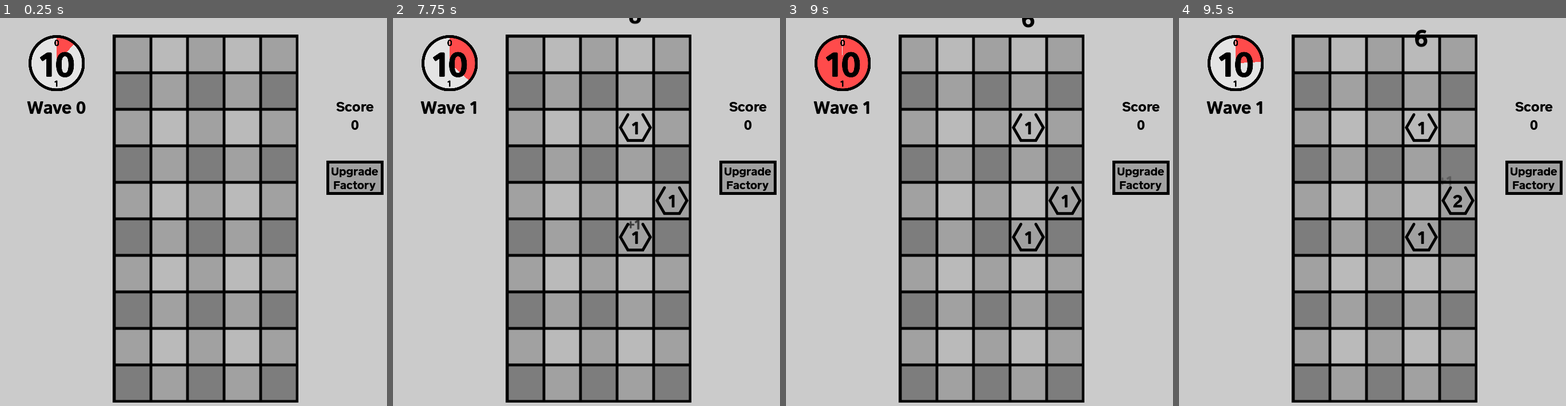
Above: before the commit, frames 1-4 (left to right).
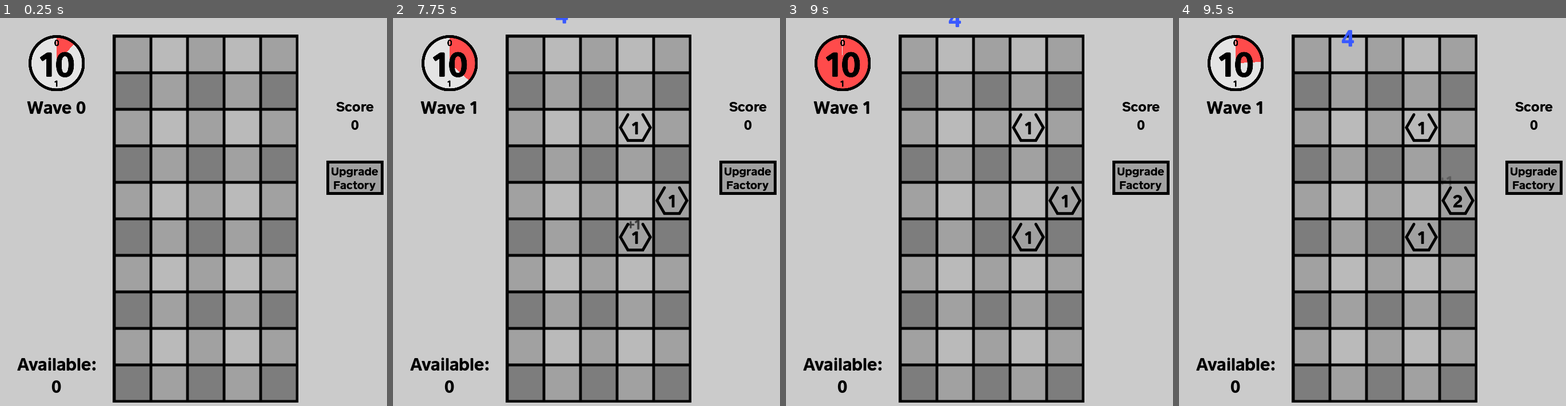
Above: after the commit, the same moments.

Repository: chhurst8/plants-vs-numbers
Game: Godot game, scene res://main.tscn
Same seed, same stepped clock (60 frames per second), same inputs: the game is played once before the commit and once after it.
Inputs (mouse positions are in pixels of both pictures, inside the frame that each line leads up to):
- Up to frame 1 (0.25 s): no input
- Up to frame 2 (7.75 s): click "Upgrade Factory" at 0.5 s; click "Upgrade Factory" at 1.25 s; click "Upgrade Factory" at 2 s; tap Enter at 2.75 s; move the mouse to (690, 204) at 2.77 s; hold Mouse wheel down (ScrollDown) 2.78-3.5 s; click (690, 204) at 2.92 s; drag from (516, 243) to (578, 305) at 3.52 s; move the mouse to (640, 134) at 4.27 s; hold Mouse wheel down (ScrollDown) 4.28-5 s; click (640, 134) at 4.42 s; drag from (578, 305) to (474, 161) at 5.02 s; tap Space at 5.75 s; move the mouse to (721, 285) at 5.77 s; hold Mouse wheel down (ScrollDown) 5.78-6.5 s; click (721, 285) at 5.92 s; drag from (474, 161) to (536, 118) at 6.52 s; move the mouse to (617, 223) at 7.27 s; hold Mouse wheel down (ScrollDown) from 7.28 s (still down); click (617, 223) at 7.42 s
- Up to frame 3 (9 s): release Mouse wheel down (ScrollDown) at 8 s; drag from (929, 118) to (909, 243) at 8.02 s; move the mouse to (1083, 204) at 8.77 s; hold Mouse wheel down (ScrollDown) from 8.78 s (still down); click (1083, 204) at 8.92 s
- Up to frame 4 (9.5 s): keep holding Mouse wheel down (ScrollDown)

The runs differ from the first frame. In frame 1, 0.4% of the frame differs, in the area x 4-25%, y 87-97%; in frame 2, 0.5%; in frame 3, 0.5%; in frame 4, 0.6%, in the area x 4-65%, y 2-97%.

Commit message:
boss fr fr

Diff:
--- a/main.gd
+++ b/main.gd
@@ -29,6 +29,7 @@
 var hud_wave_anim_time: float = 0
 
 @export var hud_score_display: Label
+@export var factory_display: Label
 
 
 @export var end_screen: EndScreen
@@ -38,6 +39,8 @@
 var stat_explosions: int
 
 var score: int = 0
+
+var produced_units = 0
 
 var current_wave: int = 0
 var enemies_remaining_in_wave = {}
@@ -242,10 +245,13 @@
 	#UPDATE HUD
 	hud_score_display.text = "Score\n" + str(score)
 
+	factory_display.text = "Available:\n" + str(produced_units)
+
 	if (turn_owner == TurnOwners.PLAYER):
 		clock_thing.value = lerp(0, 180, clampf(1 - global_turn_timer.time_left, 0, 1))
 	else:
 		clock_thing.value = lerp(180, 360, clampf(1 - global_turn_timer.time_left, 0, 1))
+
 
 	var furthest_along_dist: int = -3
 	if (enemy_holder.get_child_count() > 0):
@@ -311,6 +317,7 @@
 		return
 	if (turn_owner == TurnOwners.PLAYER):
 		do_player_turn()
+
 		turn_owner = TurnOwners.ENEMY
 	else:
 		# it is the enemy turn
@@ -345,7 +352,7 @@
 		if (enemies_remaining_in_wave.has(current_turn)):
 			var wave = enemies_remaining_in_wave[current_turn]
 			for enemy in wave:
-				spawn_enemy(enemy["number"], Vector2i(enemy["position"], -2))
+				spawn_enemy(enemy["number"], Vector2i(enemy["position"], -2), enemy["boss"])
 
 		do_enemy_turn()
 		turn_owner = TurnOwners.PLAYER
@@ -364,7 +371,7 @@
 	print("hi")
 	rng.seed = current_wave
 	current_turn = 0
-	var boss = round((2 * pow(2, current_wave + 1)) * rng.randf_range(0.9, 1.1));
+	var boss = round((2 * pow(1.5, current_wave + 1)) * rng.randf_range(0.9, 1.1));
 	var num_enemies = round(3 * (current_wave + 1) * rng.randf_range(0.6, 1.4))
 	print_debug(num_enemies)
 	var boss_placed = false
@@ -381,19 +388,21 @@
 		print_debug(enemies_in_line)
 		for i in enemies_in_line:
 			var is_boss = !boss_placed && (rng.randf() > 0.5 || num_enemies == 0)
+			var number = boss if is_boss else round(rng.randf_range(0.2, 0.6) * boss)
 			if is_boss:
 				boss_placed = true
-			var spot = rng.randi_range(0, 4 - 1)
+			var spot = rng.randi_range(0, 5 - 1)
 			while occupied_spots.has(spot):
-				spot = rng.randi_range(0, 4 - 1)
+				spot = rng.randi_range(0, 5 - 1)
 			occupied_spots.append(spot)
-			enemies_remaining_in_wave[line].append({"position": spot, "number": boss})
+			enemies_remaining_in_wave[line].append({"boss": is_boss,"position": spot, "number": number})
 	print_debug(enemies_remaining_in_wave)
 
 
-func spawn_enemy(starting_number: int, grid_position: Vector2i) -> void:
+func spawn_enemy(starting_number: int, grid_position: Vector2i, is_boss: bool) -> void:
 	var enemy: Enemy = enemy_proto.instantiate()
 	enemy.setup(starting_number, grid_position, self)
+	enemy.get_node("NumberDisplay").add_theme_color_override("font_color", COMBO_BLUE)
 	enemy_holder.add_child(enemy)
 
 
--- a/main.tscn
+++ b/main.tscn
@@ -10,7 +10,21 @@
 [ext_resource type="Theme" uid="uid://cdpebhimedkdu" path="res://Visuals/theme.tres" id="5_lquwl"]
 [ext_resource type="Texture2D" uid="uid://c2c4jgs46roy1" path="res://Visuals/combobar_progress.svg" id="7_kek77"]
 
-[node name="Main" type="Node2D" unique_id=1073496573 node_paths=PackedStringArray("global_turn_timer", "clock_thing", "closest_enemy_indicator", "combo_letter", "combo_bar", "hud_wave_indicator", "hud_score_display", "end_screen", "plant_holder", "projectile_holder", "notif_holder", "enemy_holder")]
+[sub_resource type="GDScript" id="GDScript_kek77"]
+script/source = "extends Control
+
+
+# Called when the node enters the scene tree for the first time.
+func _ready() -> void:
+	pass # Replace with function body.
+
+
+# Called every frame. 'delta' is the elapsed time since the previous frame.
+func _process(delta: float) -> void:
+	pass
+"
+
+[node name="Main" type="Node2D" unique_id=1073496573 node_paths=PackedStringArray("global_turn_timer", "clock_thing", "closest_enemy_indicator", "combo_letter", "combo_bar", "hud_wave_indicator", "hud_score_display", "factory_display", "end_screen", "plant_holder", "projectile_holder", "notif_holder", "enemy_holder")]
 script = ExtResource("1_0xm2m")
 global_turn_timer = NodePath("GlobalTurnTimer")
 clock_thing = NodePath("HUD/ClockThing")
@@ -19,6 +33,7 @@
 combo_bar = NodePath("HUD/ComboBar")
 hud_wave_indicator = NodePath("HUD/WaveIndicator")
 hud_score_display = NodePath("HUD/ScoreDisplay")
+factory_display = NodePath("HUD/Factory/Factory")
 end_screen = NodePath("EndScreen")
 plant_holder = NodePath("PlantHolder")
 projectile_holder = NodePath("ProjectileHolder")
@@ -166,6 +181,26 @@
 text = "Upgrade
 Factory"
 
+[node name="Factory" type="Control" parent="HUD" unique_id=907726166]
+anchors_preset = 0
+offset_left = 4.0
+offset_top = 588.0
+offset_right = 44.0
+offset_bottom = 627.0
+script = SubResource("GDScript_kek77")
+
+[node name="Factory" type="Label" parent="HUD/Factory" unique_id=888200275]
+layout_mode = 0
+offset_right = 190.0
+offset_bottom = 72.0
+pivot_offset = Vector2(95, 36)
+theme = ExtResource("5_lquwl")
+theme_override_font_sizes/font_size = 30
+text = "Available:
+0"
+horizontal_alignment = 1
+vertical_alignment = 1
+
 [node name="EndScreen" type="Node2D" parent="." unique_id=1306574003 node_paths=PackedStringArray("background", "score_text", "enemies_killed_text", "explosions_text", "strongest_enemy_killed_text", "wave_reached_text", "clock_thing")]
 process_mode = 3
 script = ExtResource("3_1bvp3")
